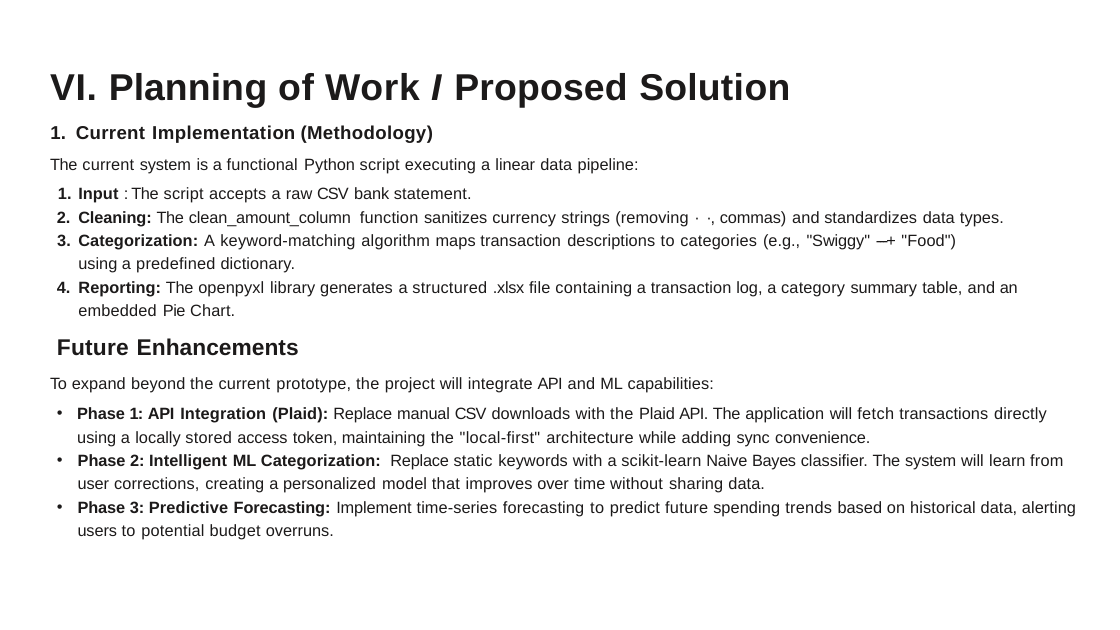
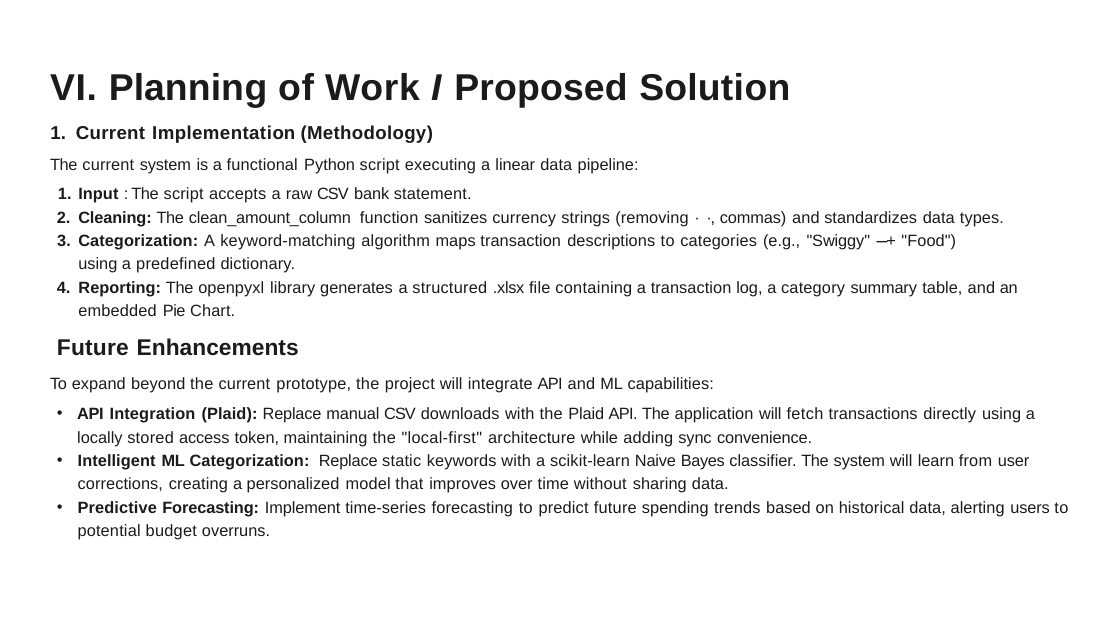
Before and after one commit to Piyush2232/PBL-Project-Based-Learning-, a slide deck: slide 7 of Reports&ppts/PBL.pptx. Drawn at 1120x630 pixels with LibreOffice and Linux fonts; fonts in the diff are those of the drawing. Boxes give left, top, right and bottom in pixels: in the first picture for what was removed or moved away, otherwise in the second. Text is boxed around its words. In the diff, an @@ line names an element or a change of style, - is before the commit and + after.

Commit message:
Update expense model, vectorizer, and transaction data with new training datasets, and add a project presentation.

```diff
--- a/Reports&ppts/PBL.pptx
+++ b/Reports&ppts/PBL.pptx
@@ text at [77, 407, 1068, 540]: text changed @@
-• Phase 1: API Integration (Plaid): Replace manual CSV downloads with the Plaid API. The application will fetch transactions directly using a locally stored access token, maintaining the "local-first" architecture while adding sync convenience.
-• Phase 2: Intelligent ML Categorization: Replace static keywords with a scikit-learn Naive Bayes classifier. The system will learn from user corrections, creating a personalized model that improves over time without sharing data.
-• Phase 3: Predictive Forecasting: Implement time-series forecasting to predict future spending trends based on historical data, alerting users to potential budget overruns.
+• API Integration (Plaid): Replace manual CSV downloads with the Plaid API. The application will fetch transactions directly using a locally stored access token, maintaining the "local-first" architecture while adding sync convenience.
+• Intelligent ML Categorization: Replace static keywords with a scikit-learn Naive Bayes classifier. The system will learn from user corrections, creating a personalized model that improves over time without sharing data.
+• Predictive Forecasting: Implement time-series forecasting to predict future spending trends based on historical data, alerting users to potential budget overruns.
```
Also in this commit, not shown: 1 other slide changed, 1 slide added, 8 other files.
